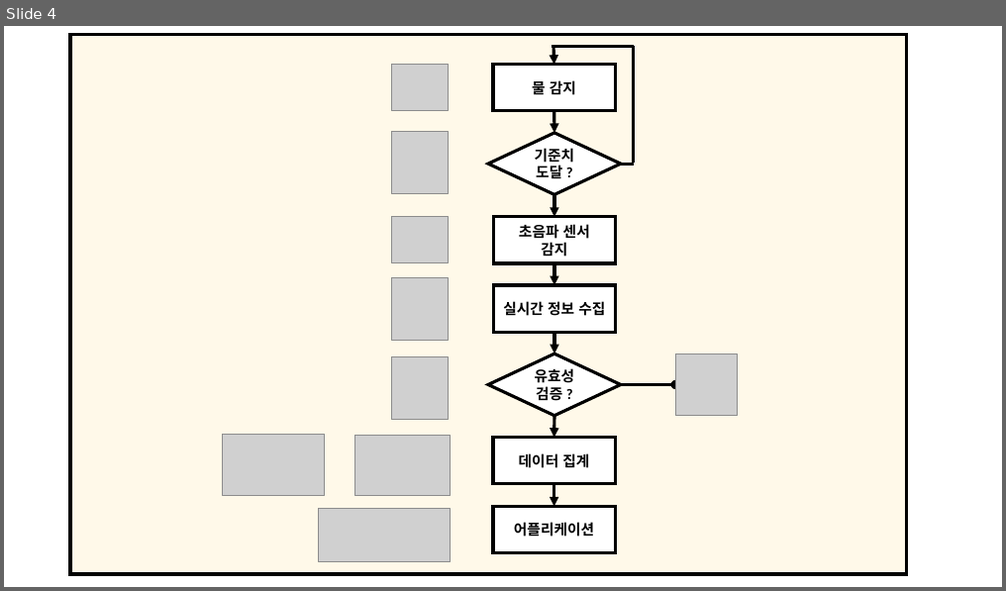
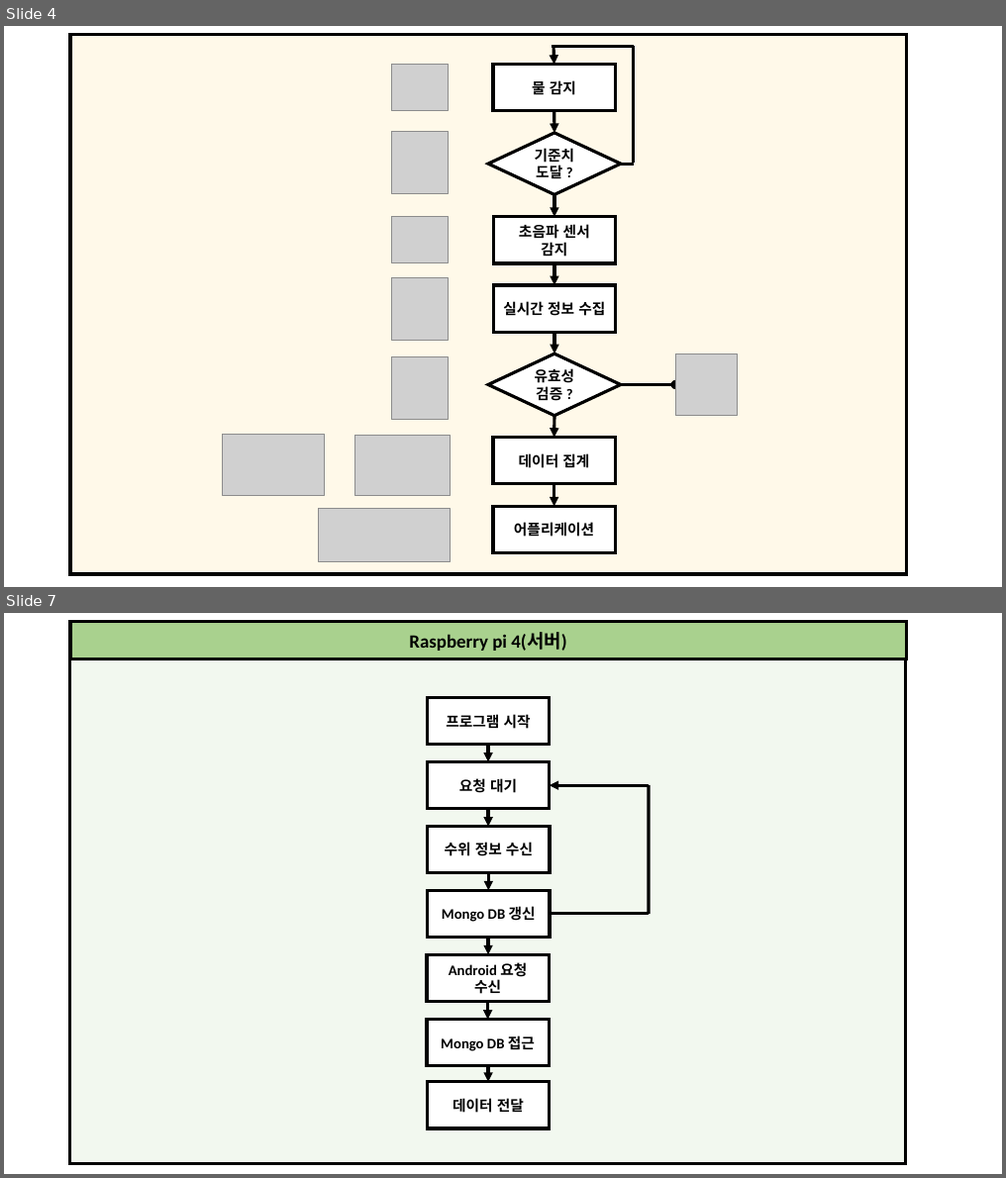
Before and after one commit to hyu-embedded/Embedded_Contest2022, a slide deck: Figure_file_1.pptx. Shown one above the other, each under a label of ours: slide 4 before the commit, slides 4 and 7 after it; the slides between them are not shown. The pictures are 1006x591 and 1006x1178 pixels, drawn with LibreOffice and Linux fonts; fonts in the diff are those of the drawing; grey boxes stand for pictures. Boxes give left, top, right and bottom in pixels: in the first picture for what was removed or moved away, otherwise in the second. Text is boxed around its words. In the diff, an @@ line names an element or a change of style, - is before the commit and + after.

```diff
--- a/Figure_file_1.pptx
+++ b/Figure_file_1.pptx
@@ slide 7 added at (x1=4, y1=613, x2=1002, y2=1174), background #FFFFFF @@
@@ rectangle added at (x1=70, y1=624, x2=906, y2=1164), fill #E2F0D9 at 42% opacity, outline #000000 3 pt @@
@@ rectangle added at (x1=70, y1=621, x2=907, y2=659), fill #A9D18E, outline #000000 3 pt, 18 pt, text #000000, bold @@
+Raspberry pi 4(서버)
@@ rectangle added at (x1=427, y1=697, x2=549, y2=745), fill #FFFFFF, outline #000000 3 pt, 14 pt, text #000000, bold @@
+프로그램 시작
@@ arrow added from (488, 745) to (488, 761), #000000 3 pt @@
@@ rectangle added at (x1=427, y1=761, x2=549, y2=809), fill #FFFFFF, outline #000000 3 pt, 14 pt, text #000000, bold @@
+요청 대기
@@ arrow added from (648, 785) to (549, 785), #000000 3 pt @@
@@ line added from (648, 914) to (648, 785), #000000 3 pt @@
@@ arrow added from (488, 809) to (488, 827), #000000 3 pt @@
@@ rectangle added at (x1=428, y1=827, x2=549, y2=873), fill #FFFFFF, outline #000000 3 pt, 14 pt, text #000000, bold @@
+수위 정보 수신
@@ arrow added from (488, 872) to (488, 891), #000000 3 pt @@
@@ rectangle added at (x1=428, y1=891, x2=549, y2=938), fill #FFFFFF, outline #000000 3 pt, 14 pt, text #000000, bold @@
+Mongo DB 갱신
@@ arrow added from (488, 937) to (488, 956), #000000 3 pt @@
@@ line added from (549, 914) to (648, 914), #000000 3 pt @@
@@ rectangle added at (x1=427, y1=956, x2=549, y2=1002), fill #FFFFFF, outline #000000 3 pt, 14 pt, text #000000, bold @@
+Android 요청 수신
@@ rectangle added at (x1=427, y1=1020, x2=549, y2=1066), fill #FFFFFF, outline #000000 3 pt, 14 pt, text #000000, bold @@
+Mongo DB 접근
@@ arrow added from (487, 1002) to (487, 1020), #000000 3 pt @@
@@ rectangle added at (x1=427, y1=1082, x2=549, y2=1130), fill #FFFFFF, outline #000000 3 pt, 14 pt, text #000000, bold @@
+데이터 전달
@@ arrow added from (488, 1064) to (488, 1082), #000000 3 pt @@
```
Also in this commit, not shown: 6 other slides added, 3 other files.
